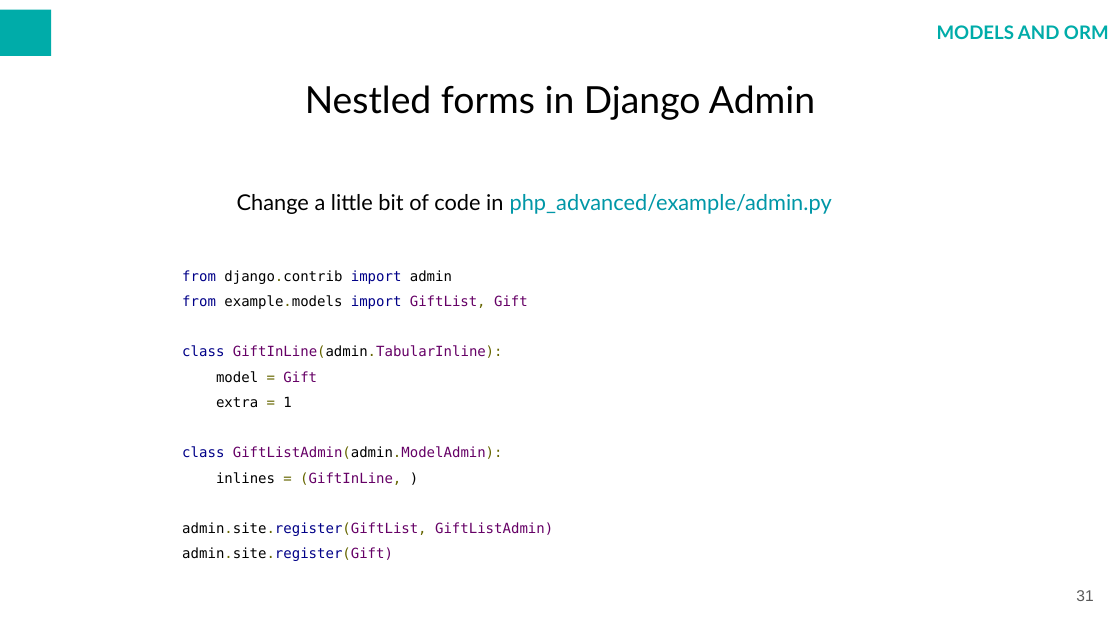
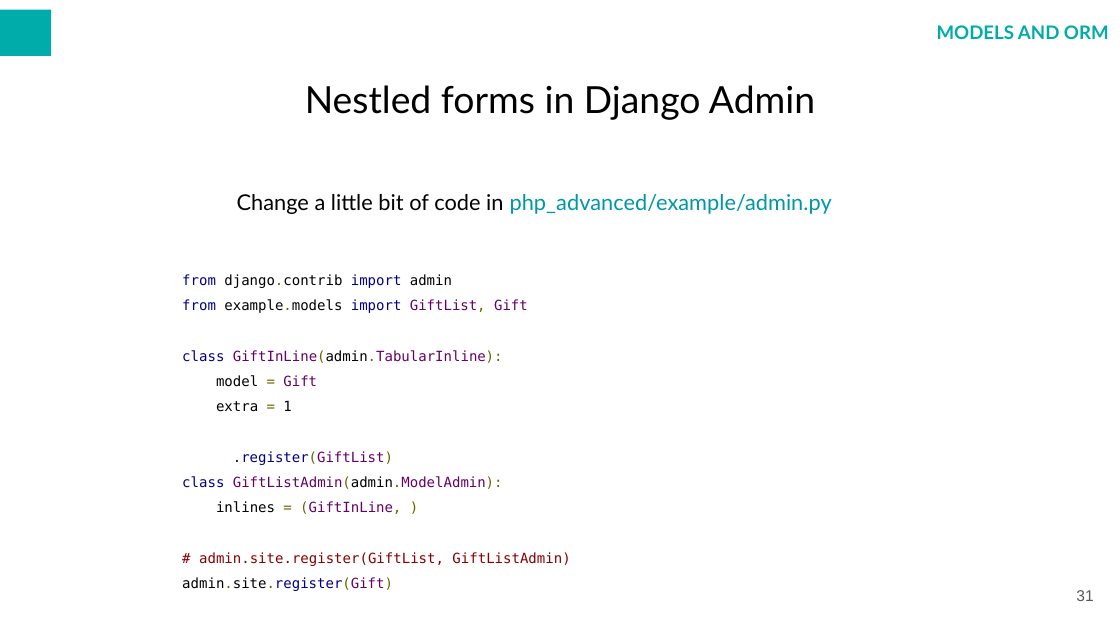
Before and after one commit to warcholprzemo/php-advanced, a slide deck: slide 31 of docs/PHP ADVANCED.odp. Drawn at 1120x630 pixels with LibreOffice and Linux fonts; fonts in the diff are those of the drawing; background and template pictures are left out. Boxes give left, top, right and bottom in pixels: in the first picture for what was removed or moved away, otherwise in the second. Text is boxed around its words. In the diff, an @@ line names an element or a change of style, - is before the commit and + after.

```diff
--- a/docs/PHP ADVANCED.odp
+++ b/docs/PHP ADVANCED.odp
@@ text at [182, 451, 393, 465]: paragraph added @@
+@admin.register(GiftList)
@@ text at [182, 501, 401, 591]: text colour #000000 to #666600 in ")"; text colour #660066 to #666600 in "admin.site.register(Gift)" @@
@@ text at [199, 552, 570, 566]: text changed; text colour #660066 to #880000 @@
-admin.site.register(GiftList, GiftListAdmin)
+# admin.site.register(GiftList, GiftListAdmin)
```
Also in this commit, not shown: 23 other slides changed, 1 slide added, 10 other files.
